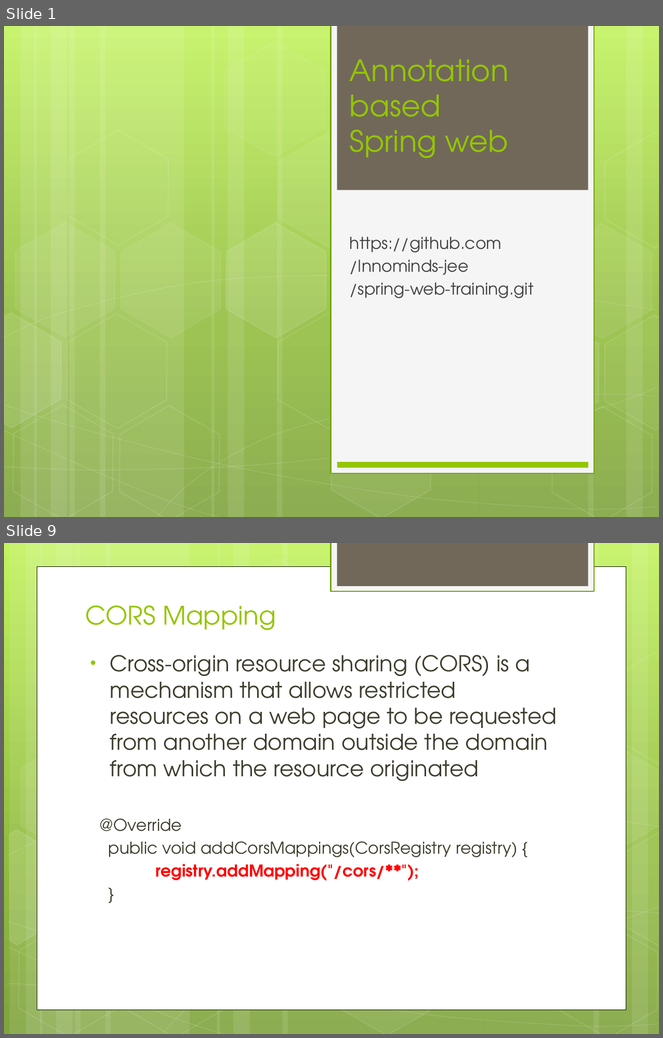
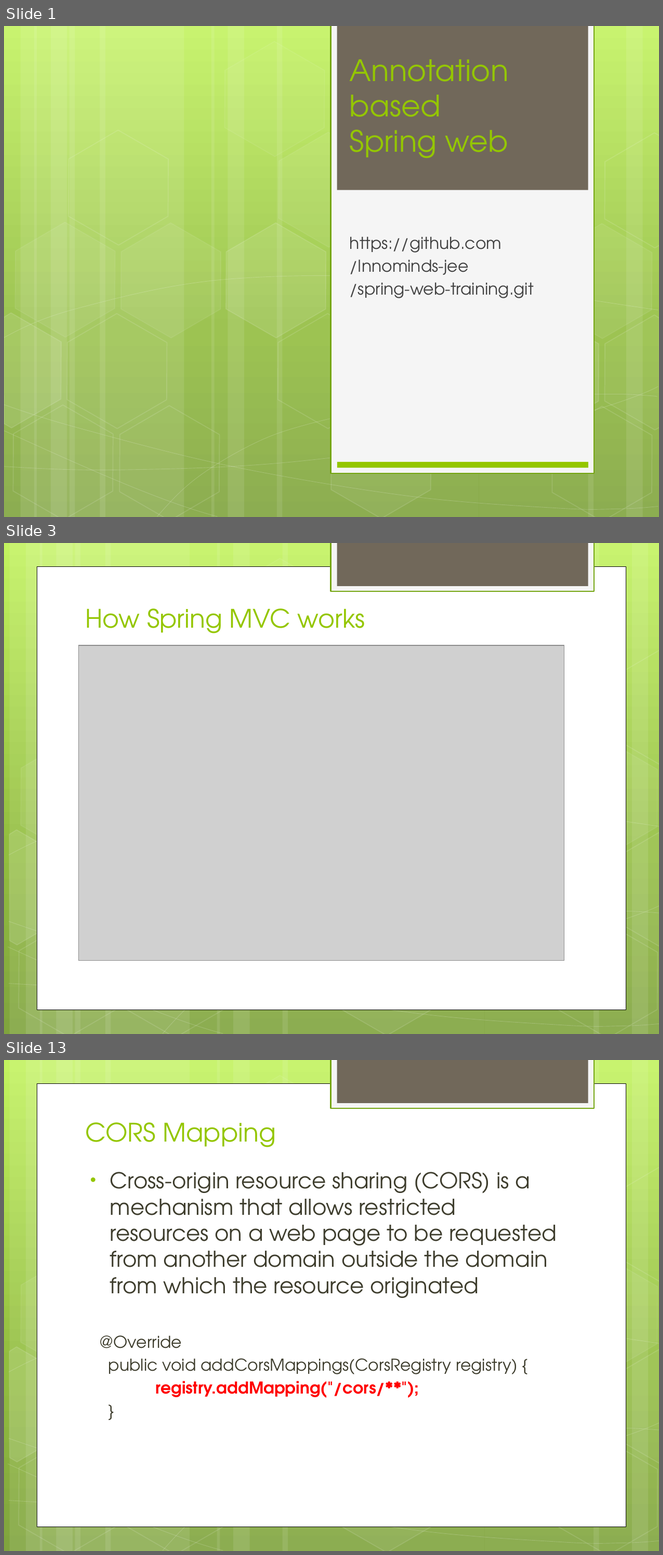
Before and after one commit to IPython-Learn/spring-web-training, a slide deck: SpringWebTraining.pptx. Shown one above the other, each under a label of ours: slides 1 and 9 before the commit, slides 1, 3 and 13 after it; the slides between them are not shown. The pictures are 663x1038 and 663x1555 pixels, drawn with LibreOffice and Linux fonts; fonts in the diff are those of the drawing; grey boxes stand for pictures. Boxes give left, top, right and bottom in pixels: in the first picture for what was removed or moved away, otherwise in the second. Text is boxed around its words. In the diff, an @@ line names an element or a change of style, - is before the commit and + after.

```diff
--- a/SpringWebTraining.pptx
+++ b/SpringWebTraining.pptx
@@ slide 3 added at box(4, 543, 659, 1034), background gradient #C3F35F to #93BF3F to #81A53E; not listed: 31 template elements that a slide beside it also shows @@
@@ title added at box(85, 609, 365, 633), 28 pt, text #94C600 @@
+How Spring MVC works
@@ picture added at box(79, 645, 564, 961) @@
@@ what was slide 9 is now slide 13 @@
```
Also in this commit, not shown: 8 slides changed, 4 other slides added, 8 other files.
